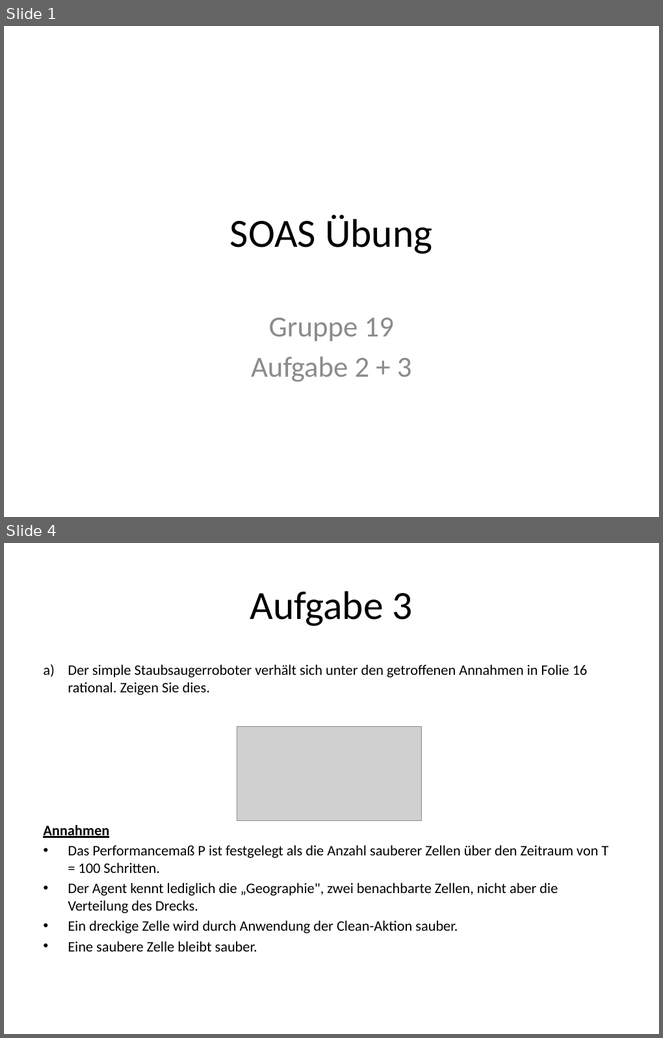
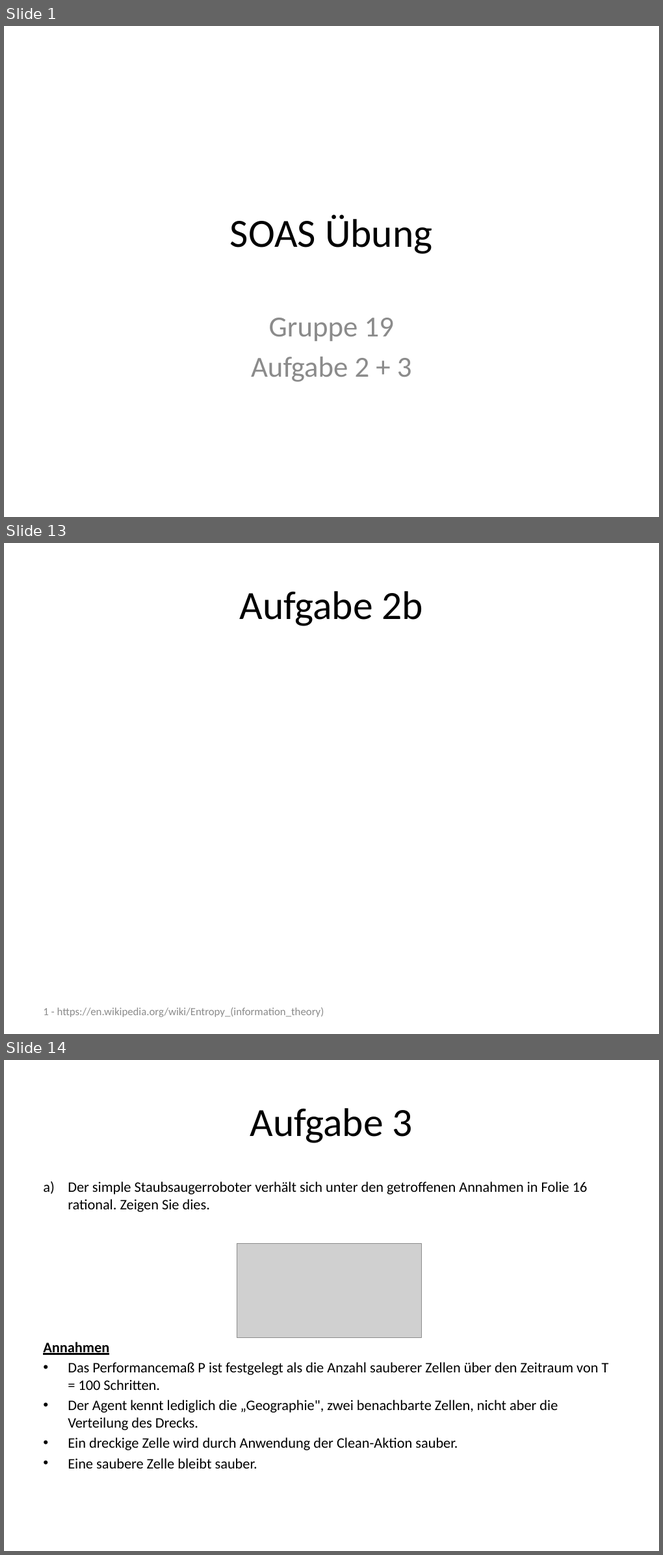
Before and after one commit to SOAS-Uni-Augsburg/ws16-17-group-19, a slide deck: Blatt-03/SOAS_uebung03.pptx. Shown one above the other, each under a label of ours: slides 1 and 4 before the commit, slides 1, 13 and 14 after it; the slides between them are not shown. The pictures are 663x1038 and 663x1555 pixels, drawn with LibreOffice and Linux fonts; fonts in the diff are those of the drawing; grey boxes stand for pictures. Boxes give left, top, right and bottom in pixels: in the first picture for what was removed or moved away, otherwise in the second. Text is boxed around its words. In the diff, an @@ line names an element or a change of style, - is before the commit and + after.

```diff
--- a/Blatt-03/SOAS_uebung03.pptx
+++ b/Blatt-03/SOAS_uebung03.pptx
@@ slide 13 added at <box>4,543,659,1034</box>, background #FFFFFF @@
@@ title added at <box>239,591,424,626</box>, 44 pt, text #000000 @@
+Aufgabe 2b
@@ text added at <box>43,1008,324,1017</box>, 12 pt, text #8C8C8C @@
+1 - https://en.wikipedia.org/wiki/Entropy_(information_theory)
@@ what was slide 4 is now slide 14 @@
```
Also in this commit, not shown: 4 slides changed, 10 other slides added, 1 slide removed, 1 other file.
